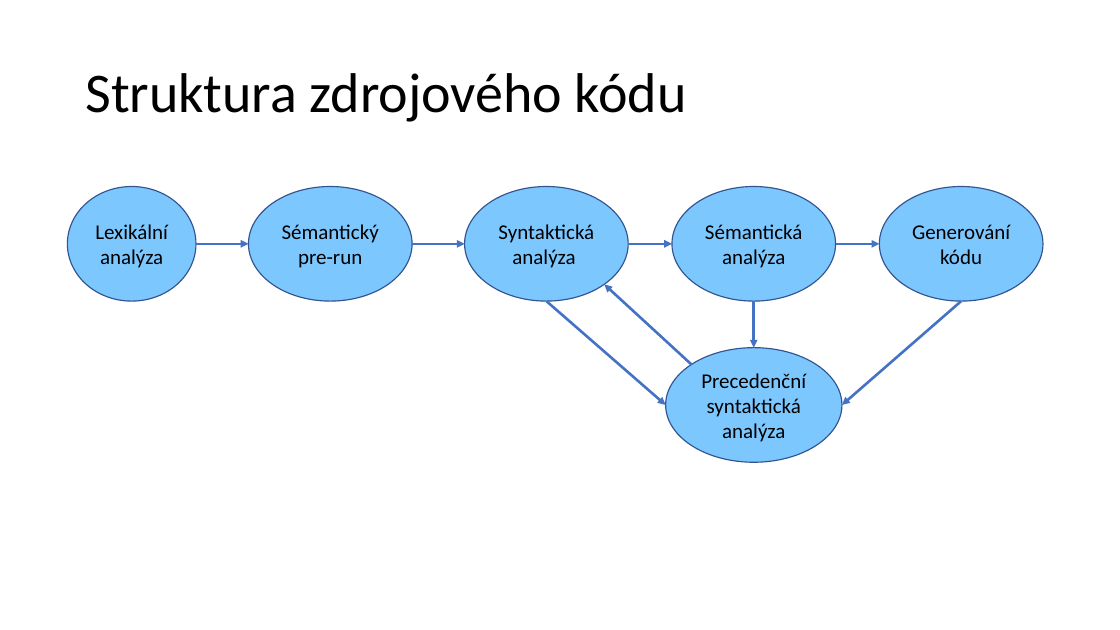
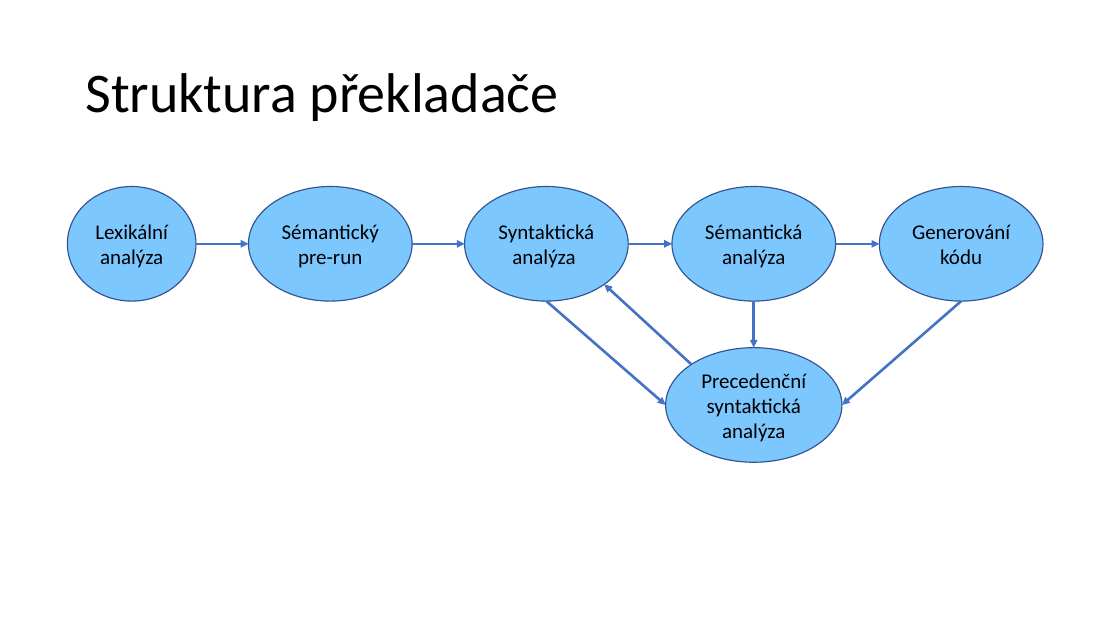
Before and after one commit to poli-cz/VUT-IFJ, a slide deck: slide 2 of obhajoba_ready/Formální jazyky a překladače.pptm. Drawn at 1120x630 pixels with LibreOffice and Linux fonts; fonts in the diff are those of the drawing. Boxes give left, top, right and bottom in pixels: in the first picture for what was removed or moved away, otherwise in the second. Text is boxed around its words. In the diff, an @@ line names an element or a change of style, - is before the commit and + after.

```diff
--- a/obhajoba_ready/Formální jazyky a překladače.pptm
+++ b/obhajoba_ready/Formální jazyky a překladače.pptm
@@ title at [85,73,559,121]: text changed @@
-Struktura zdrojového kódu
+Struktura překladače
```
Also in this commit, not shown: 1 other slide changed, 1 other file.
